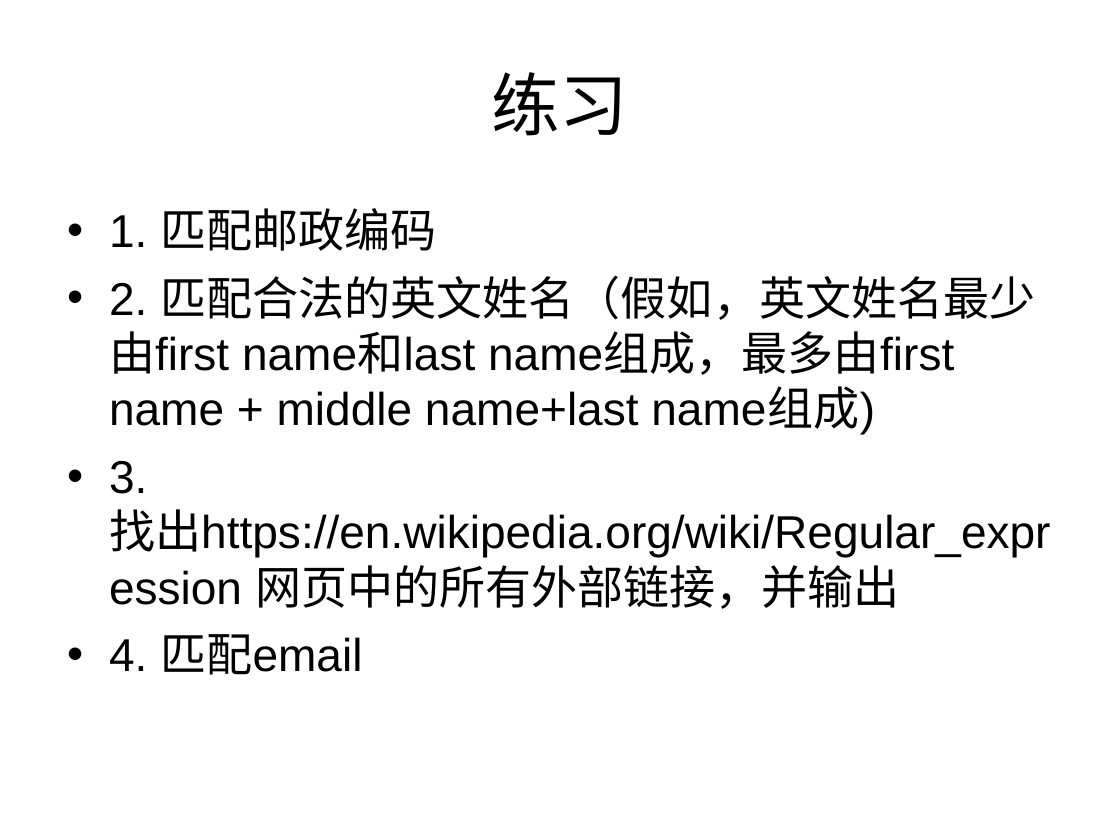
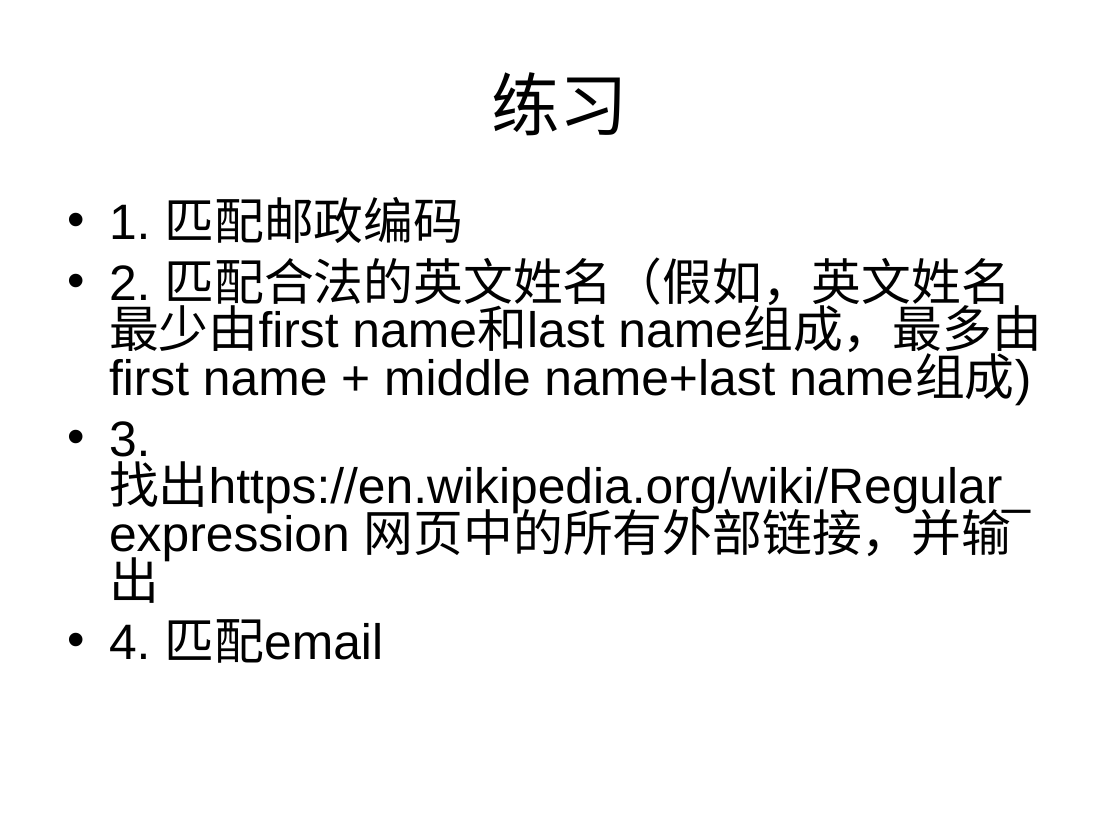
Before and after one commit to zhutao2015/JavaCourse, a slide deck: slide 9 of intern/regex.ppt. Drawn at 1120x840 pixels with LibreOffice and Linux fonts; fonts in the diff are those of the drawing. Boxes give left, top, right and bottom in pixels: in the first picture for what was removed or moved away, otherwise in the second. Text is boxed around its words. In the diff, an @@ line names an element or a change of style, - is before the commit and + after.

Commit message:
class ppt

```diff
--- a/intern/regex.ppt
+++ b/intern/regex.ppt
@@ text "1. 匹配邮政编码" at [109,197,1042,663]: size 29.6 to 32 pt; line spacing 1 to 0.8 @@
```
Also in this commit, not shown: 5 other files.
